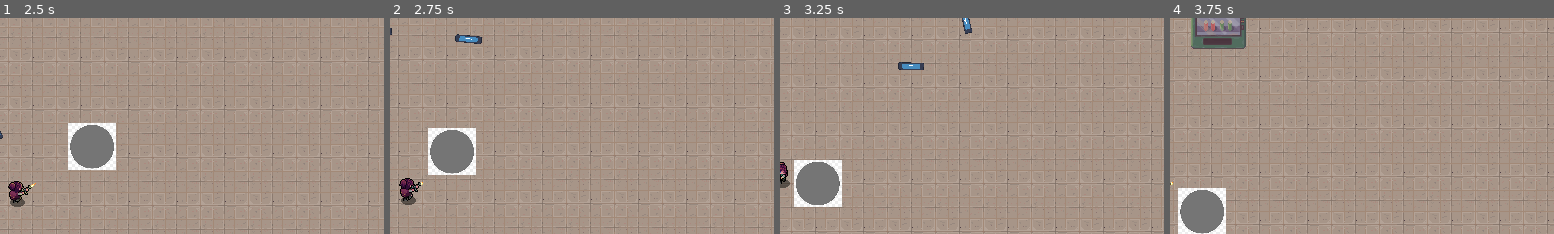
Above: before the commit, frames 1-4 (left to right).
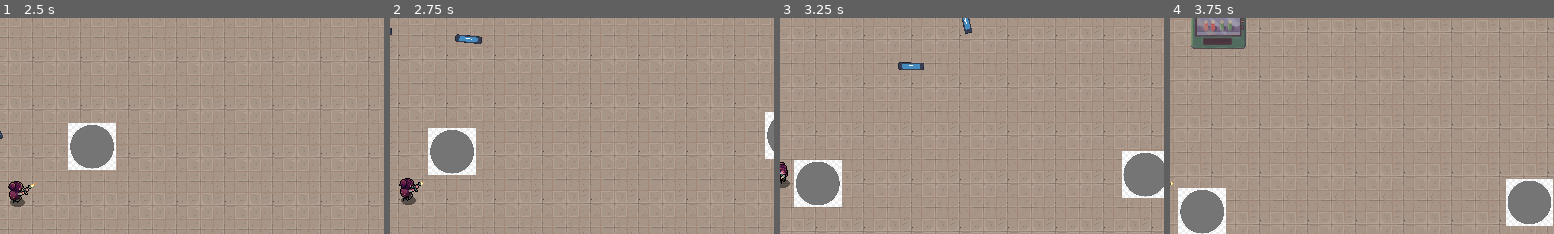
Above: after the commit, the same moments.

Repository: Sylvvs/CoopPuzzle
Game: Godot game, scene res://scenes/logic/scene_handler.tscn
The game is run twice, just before and just after one commit, with the same random seed, the same clock (stepped at 60 frames per second) and the same inputs. The engine's default icon, where the game draws it, is replaced by a stand-in: a white triangle on a blue panel in a dark square.
Inputs (mouse positions are % of the whole screen's width and height, from its top left):
- Up to frame 1 (2.5 s): move the mouse to (72, 45) at 0.52 s; hold D (right) 0.53-1.28 s; hold E (interact) 0.53-1.28 s; move the mouse to (30, 55) at 1.27 s; hold S (down) 1.28-2.03 s; tap E (interact) at 1.35 s; move the mouse to (60, 28) at 2.02 s; hold D (right) from 2.03 s (still down); hold E (interact) from 2.03 s (still down)
- Up to frame 2 (2.75 s): keep holding D (right); keep holding E (interact)
- Up to frame 3 (3.25 s): move the mouse to (45, 70) at 2.77 s; release D (right) at 2.78 s; release E (interact) at 2.78 s; hold W (up) from 2.78 s (still down); tap E (interact) at 2.85 s
- Up to frame 4 (3.75 s): move the mouse to (80, 65) at 3.52 s; release W (up) at 3.53 s; hold A (left) from 3.53 s (still down); hold E (interact) from 3.53 s (still down)
The pictures show only the part of the screen within x 50-100%, y 10-60%; the shares and areas given below are measured in that part.

Frame 1 is identical in both runs. In frame 2, 0.5% of the frame differs, in the area x 97-100%, y 43-66%; in frame 3, 2.3%; in frame 4, 2.6%, in the area x 87-100%, y 74-97%.

Commit message:
enemyspawner

Diff:
--- /dev/null
+++ b/enemy_spawner.gd
@@ -0,0 +1,54 @@
+extends Node2D
+
+@export var spawns: Array[Spawn_info] = []
+
+@onready var player = get_tree().get_first_node_in_group('player')
+
+var time = 0
+
+
+
+func _on_timer_timeout() -> void:
+	time += 1
+	var enemy_spawns = spawns
+	for i in enemy_spawns:
+		if time > i.time_start and time < i.time_end:
+			if i.spawn_delay_counter < i.enemy_spawn_delay:
+				i.spawn_delay_counter += 1
+			else:
+				i.spawn_delay_counter = 0
+				var new_enemy = load(str(i.enemy.resource_path))
+				var counter = 0
+				while counter < i.enemy_num:
+					var enemy_spawn = new_enemy.instantiate()
+					enemy_spawn.global_position = get_random_position()
+					add_child(enemy_spawn)
+					counter += 1
+
+func get_random_position():
+	var vpr = get_viewport_rect().size * randf_range(1.1,1.4)
+	var top_left = Vector2(player.global_position.x - vpr.x/2, player.global_position.y - vpr.y/2)
+	var top_right = Vector2(player.global_position.x + vpr.x/2, player.global_position.y - vpr.y/2)
+	var bottom_left = Vector2(player.global_position.x - vpr.x/2, player.global_position.y + vpr.y/2)
+	var bottom_right = Vector2(player.global_position.x + vpr.x/2, player.global_position.y + vpr.y/2)
+	var pos_side = ["up","down","left","right"].pick_random()
+	var spawn_pos1 = Vector2.ZERO
+	var spawn_pos2 = Vector2.ZERO
+
+	match pos_side:
+		"up":
+			spawn_pos1 = top_left
+			spawn_pos2 = top_right
+		"down":
+			spawn_pos1 = bottom_left
+			spawn_pos2 = bottom_right
+		"right":
+			spawn_pos1 = top_right
+			spawn_pos2 = bottom_right
+		"left":
+			spawn_pos1 = top_left
+			spawn_pos2 = bottom_left
+
+	var x_spawn = randf_range(spawn_pos1.x,spawn_pos2.x)
+	var y_spawn = randf_range(spawn_pos1.y,spawn_pos2.y)
+	return Vector2(x_spawn,y_spawn)
--- /dev/null
+++ b/scenes/enemyspawner.tscn
@@ -0,0 +1,22 @@
+[gd_scene load_steps=5 format=3 uid="uid://db5x82tfp6clh"]
+
+[ext_resource type="Script" uid="uid://8d4eifsalkj1" path="res://enemy_spawner.gd" id="1_y7xgi"]
+[ext_resource type="Script" uid="uid://mfnrh5v2f7jc" path="res://scripts/enemy_info.gd" id="2_wluvp"]
+[ext_resource type="PackedScene" uid="uid://bjgqwnsi6fr2k" path="res://enemies/test_enemy.tscn" id="3_dx6ho"]
+
+[sub_resource type="Resource" id="Resource_sc3w5"]
+script = ExtResource("2_wluvp")
+time_end = 60
+enemy = ExtResource("3_dx6ho")
+enemy_num = 1
+enemy_spawn_delay = 1
+metadata/_custom_type_script = "uid://mfnrh5v2f7jc"
+
+[node name="EnemySpawner" type="Node2D"]
+script = ExtResource("1_y7xgi")
+spawns = Array[ExtResource("2_wluvp")]([SubResource("Resource_sc3w5")])
+
+[node name="Timer" type="Timer" parent="."]
+autostart = true
+
+[connection signal="timeout" from="Timer" to="." method="_on_timer_timeout"]
--- a/scenes/testlevel.tscn
+++ b/scenes/testlevel.tscn
@@ -11,6 +11,7 @@
 [ext_resource type="PackedScene" uid="uid://bjgqwnsi6fr2k" path="res://enemies/test_enemy.tscn" id="10_o40l3"]
 [ext_resource type="PackedScene" uid="uid://bt8h5bukofmb6" path="res://scenes/UI Elements/XP&LVL.tscn" id="11_ifqpo"]
 [ext_resource type="PackedScene" uid="uid://c2ip06vkd8mby" path="res://xp/xp.tscn" id="11_ihbyj"]
+[ext_resource type="PackedScene" uid="uid://db5x82tfp6clh" path="res://scenes/enemyspawner.tscn" id="12_ifqpo"]
 
 [sub_resource type="TileSetAtlasSource" id="TileSetAtlasSource_ifqpo"]
 texture = ExtResource("1_hyqgw")
@@ -7207,3 +7208,5 @@
 position = Vector2(687, 402)
 
 [node name="Xp&lvl" parent="." instance=ExtResource("11_ifqpo")]
+
+[node name="EnemySpawner" parent="." instance=ExtResource("12_ifqpo")]
--- /dev/null
+++ b/scripts/enemy_info.gd
@@ -0,0 +1,11 @@
+extends Resource
+
+class_name Spawn_info
+
+@export var time_start:int
+@export var time_end:int
+@export var enemy:Resource
+@export var enemy_num:int
+@export var enemy_spawn_delay:int
+
+var spawn_delay_counter = 0
Not shown, added: enemy_spawner.gd.uid
Not shown: 1 places in scenes/testlevel.tscn that only renumber resources
Not shown, added: scripts/enemy_info.gd.uid
